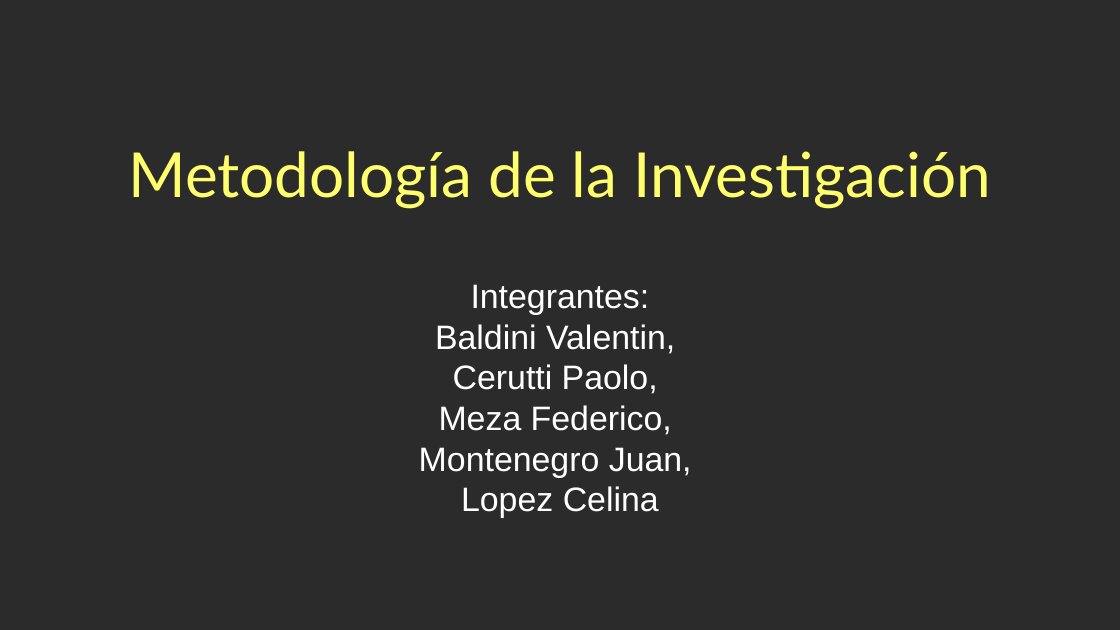
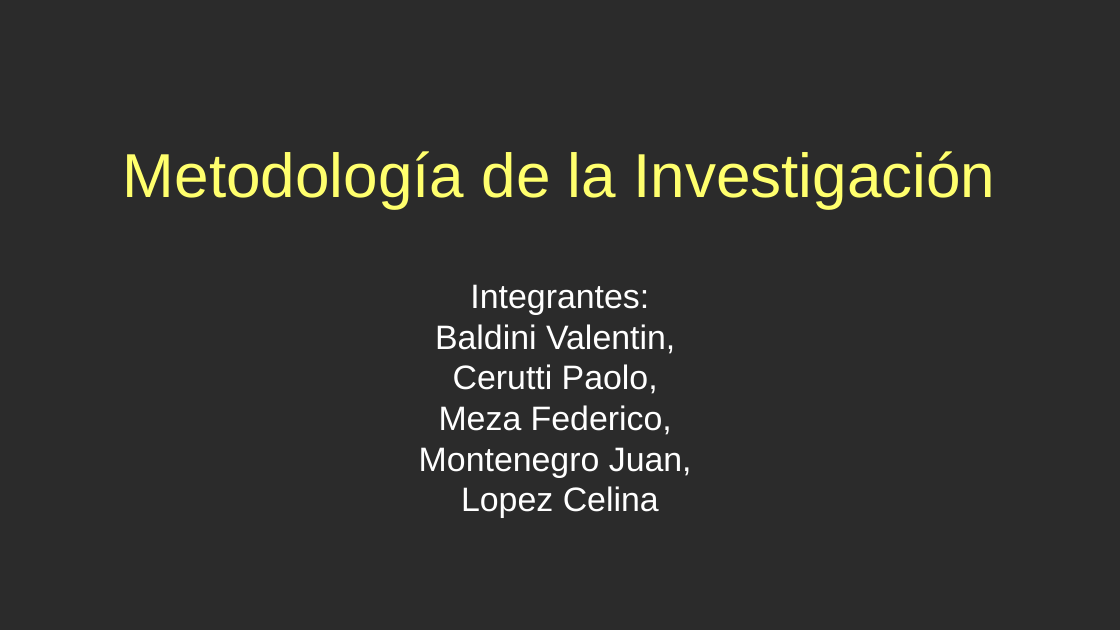
Before and after one commit to utn-grupoD/EVA-AsistenteVirtual, a slide deck: slide 1 of Presentacion del proyecto/Presentacion Asistente Virtual.odp. Drawn at 1120x630 pixels with LibreOffice and Linux fonts; fonts in the diff are those of the drawing; background and template pictures are left out; a plain dark background stands for a picture behind light text. Boxes give left, top, right and bottom in pixels: in the first picture for what was removed or moved away, otherwise in the second. Text is boxed around its words. In the diff, an @@ line names an element or a change of style, - is before the commit and + after.

```diff
--- a/Presentacion del proyecto/Presentacion Asistente Virtual.odp
+++ b/Presentacion del proyecto/Presentacion Asistente Virtual.odp
@@ text "Metodología de la Investigación" at box(123, 151, 995, 208): font Lato to Arial @@
```
Also in this commit, not shown: 4 other slides changed, 5 slides added.
